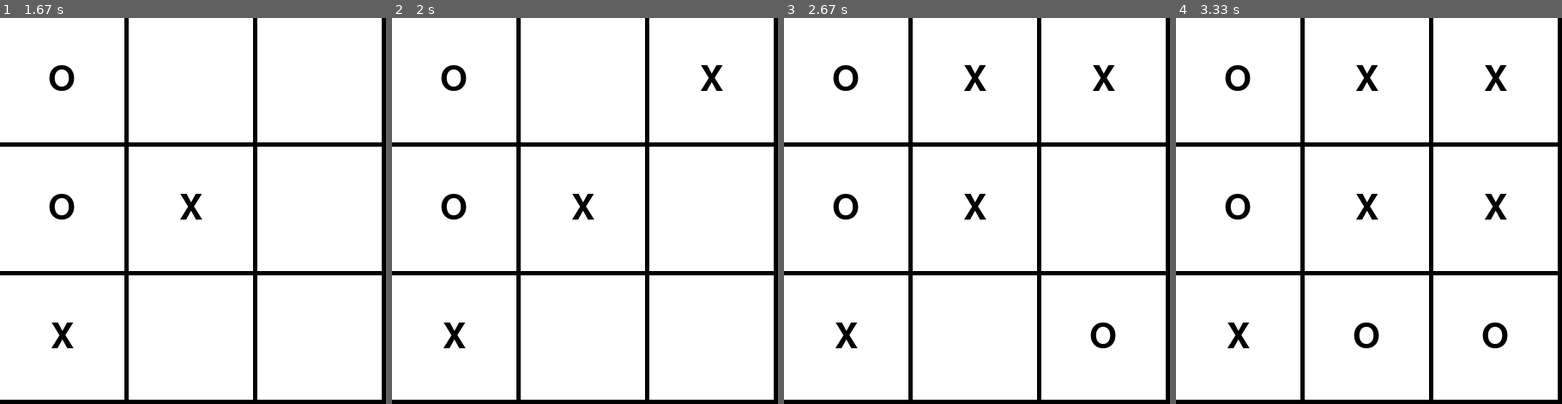
Above: before the commit, frames 1-4 (left to right).
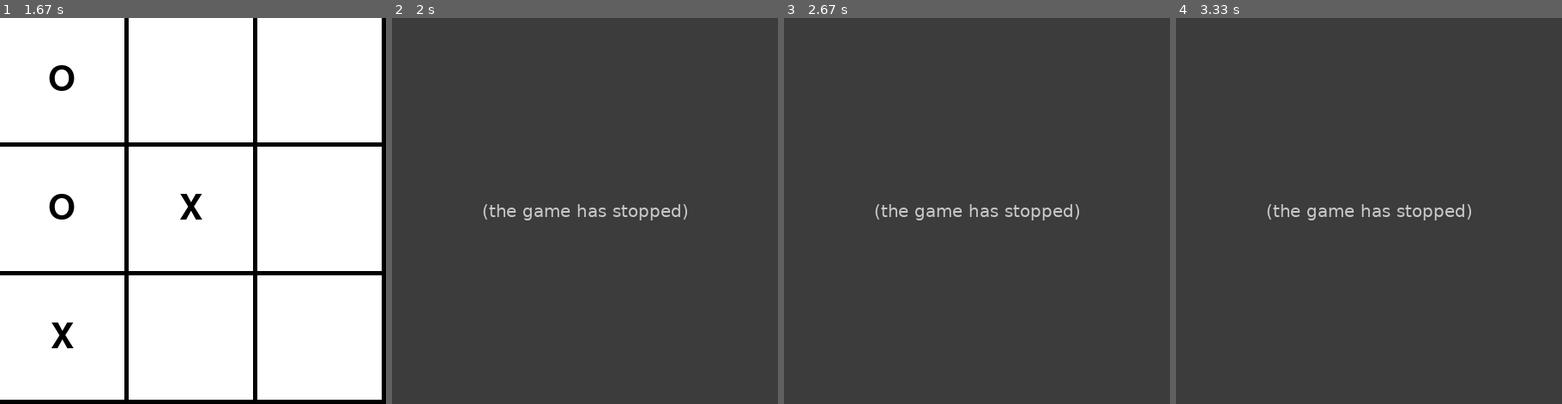
Above: after the commit, the same moments.

Repository: HampusEriksson/PyGames
Game: pygame game, started from threeinrow.py
The game is run twice, just before and just after one commit, with the same random seed, the same clock (stepped at 60 frames per second) and the same inputs.
Inputs (mouse positions are in pixels of both pictures, inside the frame that each line leads up to):
- Up to frame 1 (1.67 s): click (193, 211) at 0.38 s; click (50, 172) at 0.72 s; click (92, 330) at 1.05 s; click (61, 79) at 1.38 s
- Up to frame 2 (2 s): click (685, 68) at 1.72 s
- Up to frame 3 (2.67 s): click (1119, 342) at 2.05 s; click (1011, 110) at 2.38 s
- Up to frame 4 (3.33 s): click (1365, 338) at 2.72 s, where only the run before the commit has a clickable "O"; click (1507, 257) at 3.05 s

Frame 1 is identical in both runs. In frame 2, 100% of the frame differs, in the area x 0-100%, y 0-100%; in frame 3, 100%; in frame 4, 100%.
After the commit the program exited at 1.72 s; later frames show no game.

Commit message:
Update threeinrow.py

Diff:
--- a/threeinrow.py
+++ b/threeinrow.py
@@ -3,6 +3,7 @@
 from threeconst import *
 import numpy as np
 import time
+import sys
 
 pygame.font.init()
 pygame.init()
@@ -19,32 +20,33 @@
     pygame.display.update()
 
 def checkwin(buttons):
-    if buttons[0].text == buttons[1].text and buttons[0].text == buttons[2].text:
-        pygame.quit()
+    if buttons[0].text != "" and buttons[0].text == buttons[1].text and buttons[0].text == buttons[2].text:
+        return True
 
-    elif buttons[0].text == buttons[3].text and buttons[0].text == buttons[6].text:
-        pygame.quit()
+    elif buttons[3].text != "" and buttons[0].text == buttons[3].text and buttons[0].text == buttons[6].text:
+        return True
 
-    elif buttons[6].text == buttons[7].text and buttons[6].text == buttons[8].text:
-        pygame.quit()
+    elif buttons[6].text != "" and buttons[6].text == buttons[7].text and buttons[6].text == buttons[8].text:
+        return True
 
-    elif buttons[2].text == buttons[5].text and buttons[2].text == buttons[8].text:
-        pygame.quit()
+    elif buttons[2].text != "" and buttons[2].text == buttons[5].text and buttons[2].text == buttons[8].text:
+        return True
 
-    elif buttons[0].text == buttons[4].text and buttons[0].text == buttons[8].text:
-        pygame.quit()
+    elif buttons[0].text != "" and buttons[0].text == buttons[4].text and buttons[0].text == buttons[8].text:
+        return True
 
-    elif buttons[6].text == buttons[4].text and buttons[6].text == buttons[2].text:
-        pygame.quit()
+    elif buttons[6].text != "" and buttons[6].text == buttons[4].text and buttons[6].text == buttons[2].text:
+        return True
 
 
 def main():
     buttons = []
     clock = pygame.time.Clock()
-    run = True
     board = np.zeros((BOARD_SIZE, BOARD_SIZE))
     print(board)
     turn = 0
+
+    game_over = False
 
     for x in range(3):
         for y in range(3):
@@ -53,24 +55,24 @@
             buttons.append(Button(WHITE, x*150, y*150, 145, 145))
 
 
-    while run:
+    while not game_over:
         clock.tick(FPS)
         for event in pygame.event.get():
             if event.type == pygame.QUIT:
                 run = False
                 pygame.quit()
+                sys.exit(0)
 
             if event.type == pygame.MOUSEBUTTONDOWN:
 
                 for button in buttons:
                     if button.isOver(pygame.mouse.get_pos(),PLAYERMARKS[turn % 2]):
                         turn += 1
-                        #checkwin(buttons)
+                        game_over = checkwin(buttons)
 
         draw_window(board, buttons)
 
 
-    main()
 
 
 if __name__ == "__main__":
